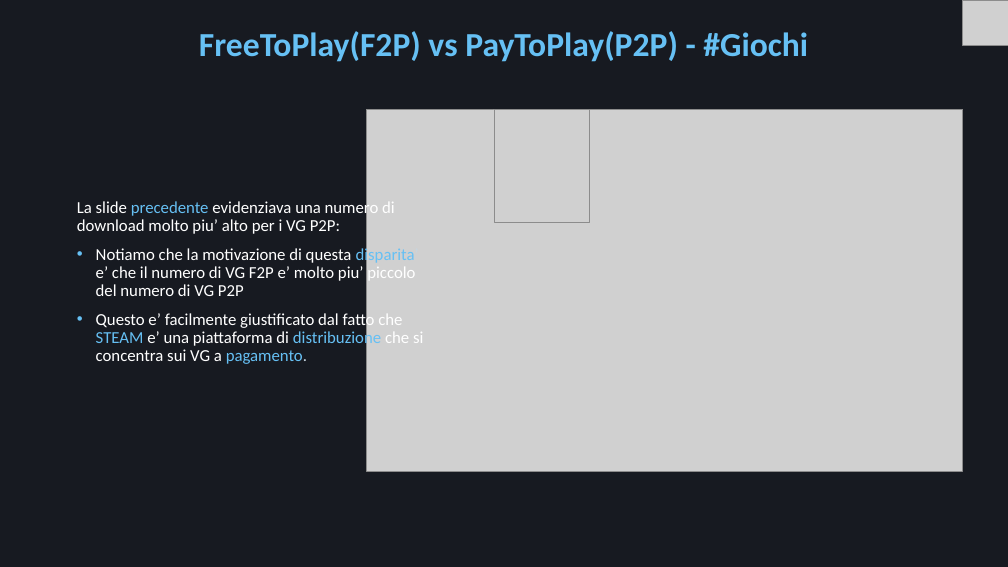
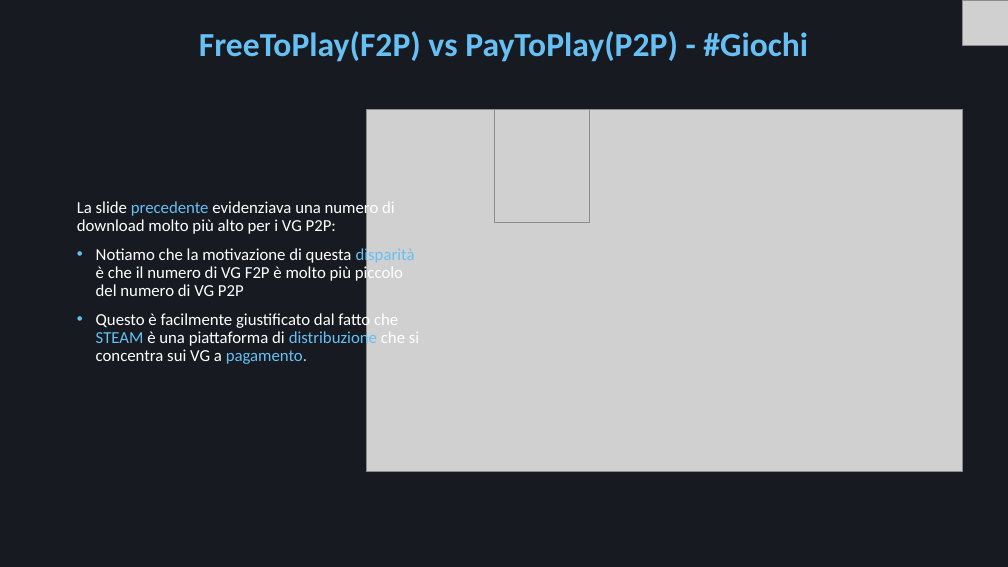
Before and after one commit to Mora11231/VisualizzazioneScientifica, a slide deck: slide 14 of Steam.pptx. Drawn at 1008x567 pixels with LibreOffice and Linux fonts; fonts in the diff are those of the drawing; grey boxes stand for pictures. Boxes give left, top, right and bottom in pixels: in the first picture for what was removed or moved away, otherwise in the second. Text is boxed around its words. In the diff, an @@ line names an element or a change of style, - is before the commit and + after.

```diff
--- a/Steam.pptx
+++ b/Steam.pptx
@@ text at (77, 200, 419, 364): text changed @@
-La slide precedente evidenziava una numero di download molto piu’ alto per i VG P2P:
-• Notiamo che la motivazione di questa disparita’ e’ che il numero di VG F2P e’ molto piu’ piccolo del numero di VG P2P
-• Questo e’ facilmente giustificato dal fatto che STEAM e’ una piattaforma di distribuzione che si concentra sui VG a pagamento.
+La slide precedente evidenziava una numero di download molto più alto per i VG P2P:
+• Notiamo che la motivazione di questa disparità è che il numero di VG F2P è molto più piccolo del numero di VG P2P
+• Questo è facilmente giustificato dal fatto che STEAM è una piattaforma di distribuzione che si concentra sui VG a pagamento.
```
Also in this commit, not shown: 11 other slides changed.
